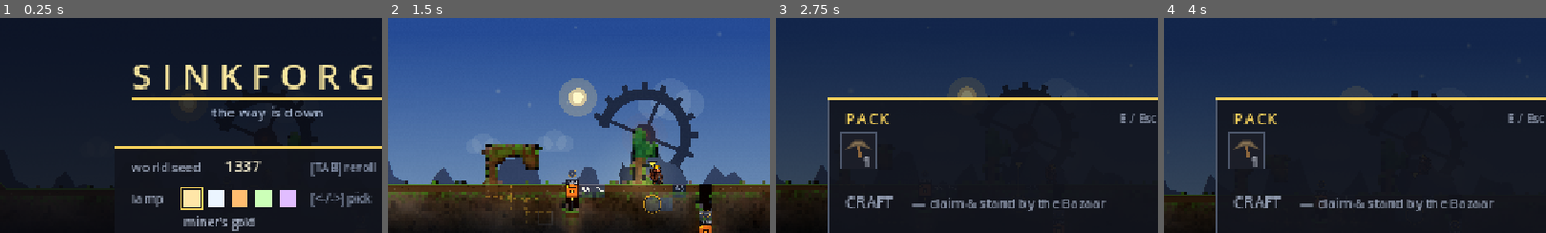
Above: before the commit, frames 1-4 (left to right).
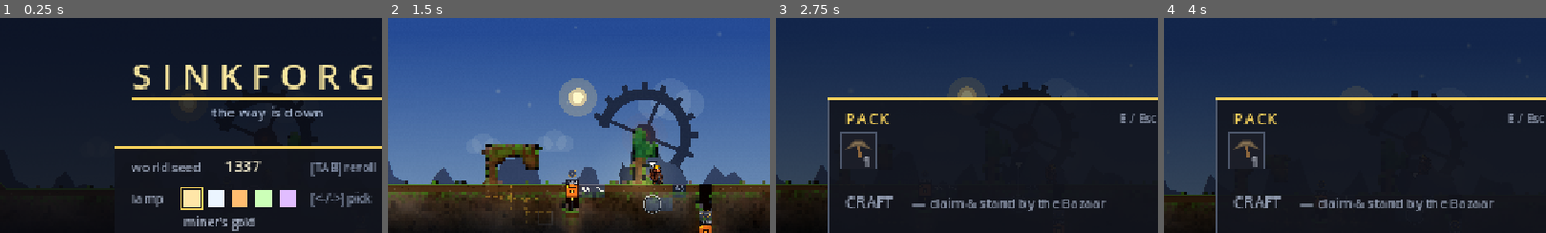
Above: after the commit, the same moments.

Repository: teohondascully/sinkforge
Game: Godot game, scene res://scenes/main.tscn
Same seed, same stepped clock (60 frames per second), same inputs: the game is played once before the commit and once after it.
Inputs (mouse positions are % of the whole screen's width and height, from its top left):
- Up to frame 1 (0.25 s): no input
- Up to frame 2 (1.5 s): tap Enter at 0.5 s; move the mouse to (72, 45) at 0.52 s; hold D (sf_right) 0.53-1.25 s; right-click (72, 45) at 0.6 s; click (72, 45) at 0.67 s; tap Space (sf_jump) at 0.77, 1.07 s; drag from (30, 55) to (45, 70) at 1.27 s
- Up to frame 3 (2.75 s): tap Space (sf_jump) at 2 s; move the mouse to (60, 28) at 2.02 s; hold D (sf_right) from 2.03 s (still down); tap E (sf_craft) at 2.1 s
- Up to frame 4 (4 s): release D (sf_right) at 2.75 s; drag from (45, 70) to (20, 35) at 2.77 s; tap Enter at 3.5 s; move the mouse to (80, 65) at 3.52 s; hold A (sf_left) from 3.53 s (still down); tap Mouse wheel up (sf_cycle_prev) at 3.6 s; tap Space (sf_jump) at 3.77 s
The pictures show only the part of the screen within x 15-65%, y 14-64%; the shares and areas given below are measured in that part.

The runs differ from the first frame. In frame 2, 0.2% of the frame differs, in the area x 66-72%, y 67-92%; in frame 3, less than 0.1%; in frame 4, less than 0.1%.

Commit message:
viz(guide): objective reticle amber -> neutral-white
The "dig here" beacon was warm amber, which fresh eyes read as a campfire ring
at ground level (warm ring around the vein = fire pit) — part of why the ore
read as fire. An intermediate cyan reticle killed the fire read but faintly
suggested a magic/energy node against the ore. A near-white ring on a dark
backing is pure "UI marker" — never heat, never magic — and reads on any
background. Recolours the act-beacon ring, chevron and tether; the green
placement ghost is unchanged.

Diff:
--- a/scenes/world_renderer.gd
+++ b/scenes/world_renderer.gd
@@ -1320,7 +1320,7 @@
 
 
 ## The current objective's WHERE-cell(s), drawn as a breathing beacon so a new player can't miss where to
-## act. "act" = a pulsing amber ring + a bobbing down-arrow over the target (dig this / feed this forge);
+## act. "act" = a pulsing white reticle + a bobbing down-arrow over the target (dig this / feed this forge);
 ## "ghost" = a pulsing green dashed cell showing where to place the next machine (cap the forge). Cosmetic.
 func _draw_guide_targets() -> void:
 	var pulse: float = 0.5 + 0.5 * sin(_anim_time * 4.0)         # 0..1 breathing
@@ -1335,11 +1335,14 @@
 			var pad: float = 2.0 + 2.0 * pulse
 			draw_rect(Rect2(pos + Vector2(pad, pad), Vector2(CELL - 2.0 * pad, CELL - 2.0 * pad)), g, false, 2.5)
 		else:
-			var ring := Color(1.0, 0.78, 0.30, 0.55 + 0.40 * pulse)
+			# NEUTRAL-WHITE targeting reticle. History: amber read as a campfire (warm ring at ground level),
+			# then cyan read faintly as an "energy node" against the ore. A near-white ring on a dark backing
+			# is pure "UI marker" — never heat, never magic — and reads on any background.
+			var ring := Color(0.92, 0.96, 1.0, 0.55 + 0.40 * pulse)
 			var r: float = float(CELL) * (0.62 + 0.12 * pulse)
-			# A dark backing ring first so the amber reads even INSIDE the warm head-lamp pool (the
-			# starter vein sits under the miner's lamp; warm-on-warm was washing this out).
-			draw_arc(center, r, 0.0, TAU, 28, Color(0.05, 0.04, 0.02, 0.6), 4.5)
+			# A dark backing ring first so the cyan reads even INSIDE the warm head-lamp pool (the
+			# starter vein sits under the miner's lamp).
+			draw_arc(center, r, 0.0, TAU, 28, Color(0.02, 0.05, 0.07, 0.6), 4.5)
 			draw_arc(center, r, 0.0, TAU, 28, ring, 2.5)
 			draw_rect(Rect2(pos + Vector2(2, 2), Vector2(CELL - 4, CELL - 4)), Color(ring.r, ring.g, ring.b, 0.10 + 0.10 * pulse))
 		# A bobbing down-pointer floated HIGH ABOVE the cell — out of the lamp wash, into open air —
@@ -1347,10 +1350,10 @@
 		# so it punches through both the bright lamp AND the bright day sky (reads on any background).
 		var lift: float = float(CELL) * (2.9 + 0.35 * pulse)
 		var tip := center + Vector2(0.0, -lift)
-		var arrow := Color(1.0, 0.85, 0.40, 0.92)
-		var dark := Color(0.05, 0.04, 0.02, 0.85)
+		var arrow := Color(0.95, 0.98, 1.0, 0.94)
+		var dark := Color(0.02, 0.04, 0.06, 0.85)
 		# tether: marker down to the cell top
-		draw_line(tip + Vector2(0, 4), center + Vector2(0.0, -float(CELL) * 0.5), Color(1.0, 0.82, 0.35, 0.30 + 0.20 * pulse), 2.0)
+		draw_line(tip + Vector2(0, 4), center + Vector2(0.0, -float(CELL) * 0.5), Color(0.88, 0.93, 1.0, 0.30 + 0.20 * pulse), 2.0)
 		# the pointer: a bold outlined chevron, ~1.6x the old size
 		var back := PackedVector2Array([tip + Vector2(0, 12), tip + Vector2(-11, -7), tip + Vector2(11, -7)])
 		draw_colored_polygon(back, dark)
